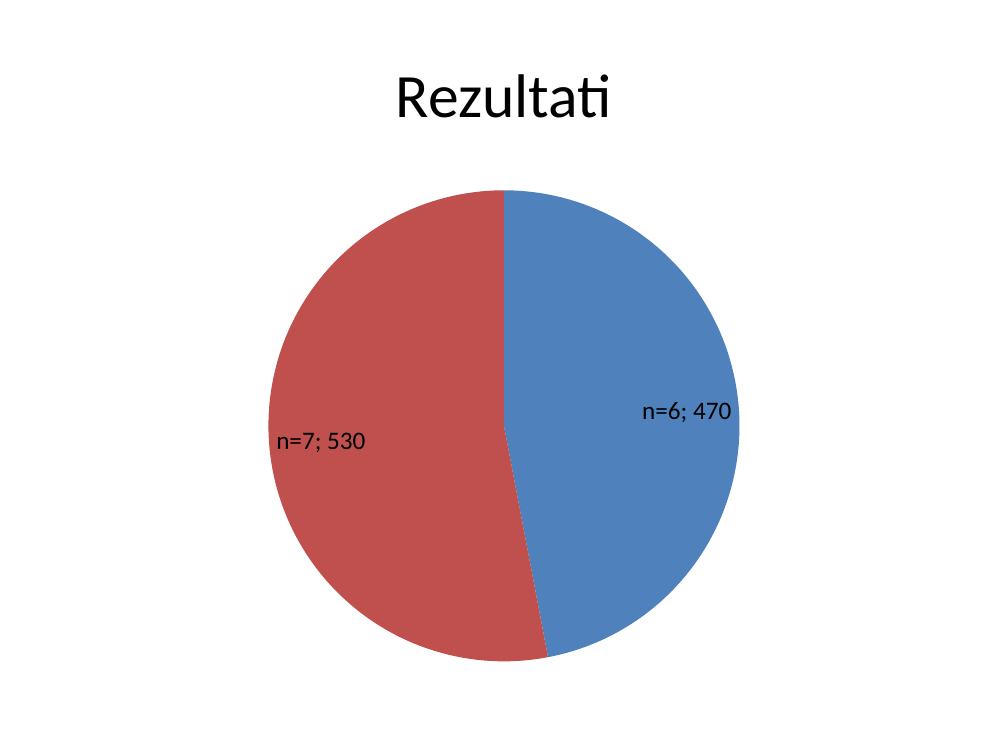
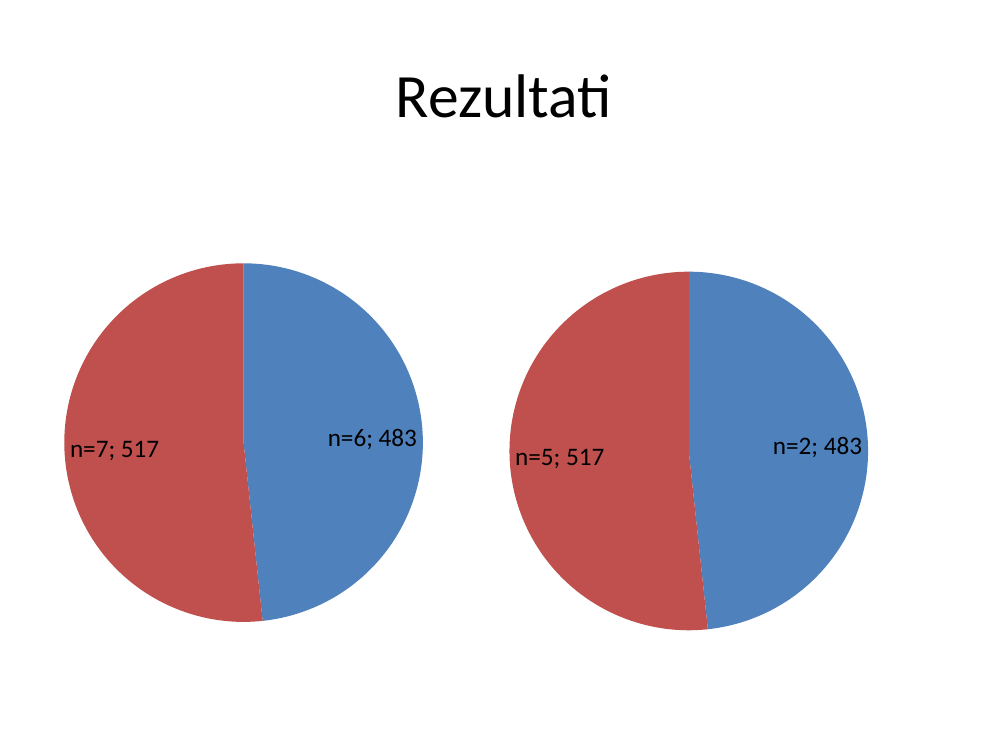
Before and after one commit to AndrejMiletic/SC2015-2016, a slide deck: slide 25 of AI in games.pptx. Drawn at 1008x756 pixels with LibreOffice and Linux fonts; fonts in the diff are those of the drawing. Boxes give left, top, right and bottom in pixels: in the first picture for what was removed or moved away, otherwise in the second. Text is boxed around its words. In the diff, an @@ line names an element or a change of style, - is before the commit and + after.

Commit message:
Druga studija-rezultati
Rezultati v2

```diff
--- a/AI in games.pptx
+++ b/AI in games.pptx
@@ pie chart at (50,210,436,675) @@
@@ Series 1, n=6: 470 to 483 @@
@@ Series 1, n=7: 530 to 517 @@
@@ pie chart: place and size @@
-pie chart at (50,176,958,675)
+pie chart at (50,210,436,675)
@@ pie chart added at (496,219,882,684) @@
+categories: n=2, n=5
+Series 1: 483, 517
```
Also in this commit, not shown: 3 other slides changed, 3 slides added, 3 other files.
